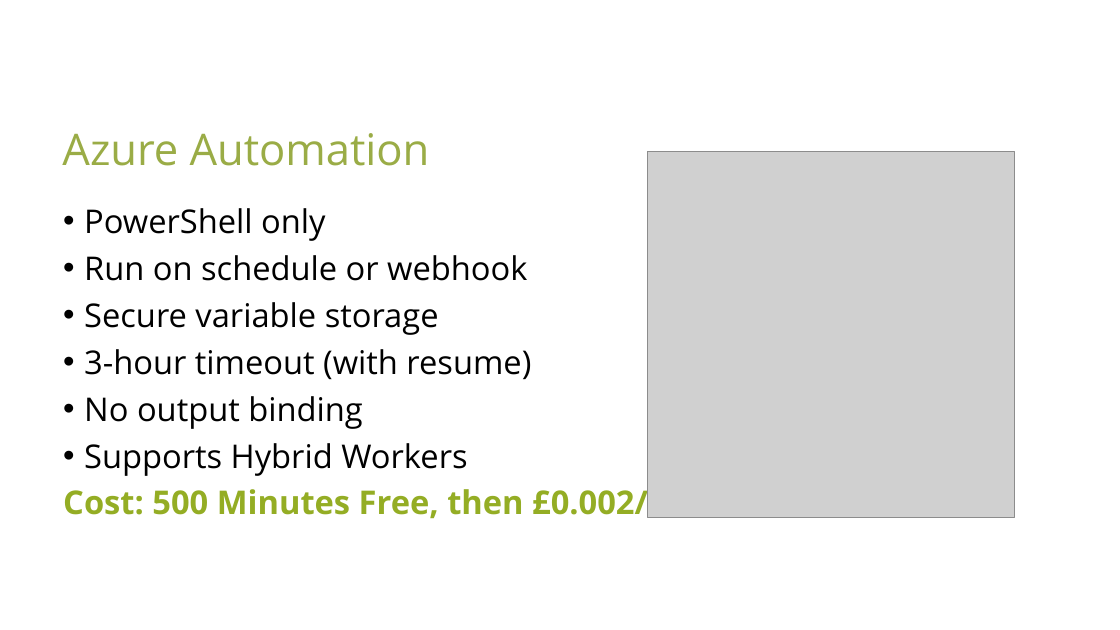
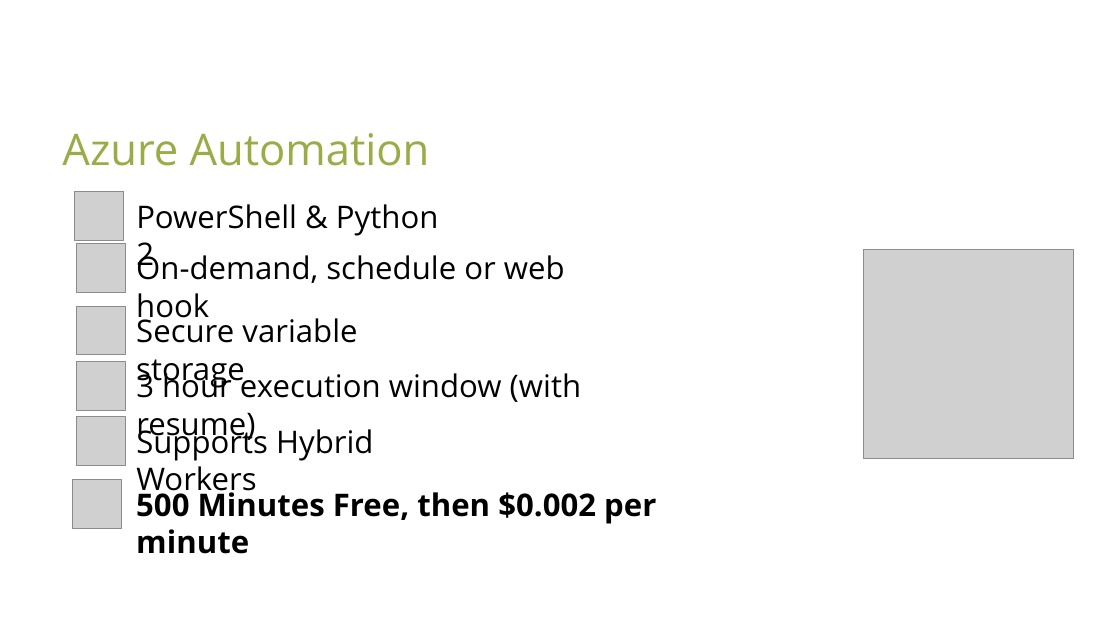
Before and after one commit to sam-cogan/sessions, a slide deck: slide 8 of sqlAgent/PASS-SQL19_PPT_Vorlage.pptx (slide 7 before the commit). Drawn at 1120x630 pixels with LibreOffice and Linux fonts; fonts in the diff are those of the drawing; grey boxes stand for pictures; background and template pictures are left out. Boxes give left, top, right and bottom in pixels: in the first picture for what was removed or moved away, otherwise in the second. Text is boxed around its words. In the diff, an @@ line names an element or a change of style, - is before the commit and + after.

```diff
--- a/sqlAgent/PASS-SQL19_PPT_Vorlage.pptx
+++ b/sqlAgent/PASS-SQL19_PPT_Vorlage.pptx
@@ text removed at (63,208,766,523) @@
-• PowerShell only
-• Run on schedule or webhook
-• Secure variable storage
-• 3-hour timeout (with resume)
-• No output binding
-• Supports Hybrid Workers
-Cost: 500 Minutes Free, then £0.002/minute
@@ picture added at (75,192,124,241) @@
@@ text added at (136,204,438,273), 20 pt, text #000000 @@
+PowerShell & Python 2
@@ picture added at (76,243,125,292) @@
@@ text added at (136,251,565,325), 20 pt, text #000000 @@
+On-demand, schedule or web hook
@@ picture: place and size @@
-picture at (647,151,1014,517)
+picture at (864,250,1073,459)
@@ picture added at (76,306,125,355) @@
@@ text added at (136,313,357,388), 20 pt, text #000000 @@
+Secure variable storage
@@ picture added at (76,362,125,411) @@
@@ text added at (136,369,581,443), 20 pt, text #000000 @@
+3 hour execution window (with resume)
@@ picture added at (76,417,125,466) @@
@@ text added at (136,424,373,498), 20 pt, text #000000 @@
+Supports Hybrid Workers
@@ picture added at (73,479,122,529) @@
@@ text added at (136,487,656,554), 20 pt, text #000000, bold @@
+500 Minutes Free, then $0.002 per minute
```
Also in this commit, not shown: 3 other slides changed, 1 slide added, 1 other file.
